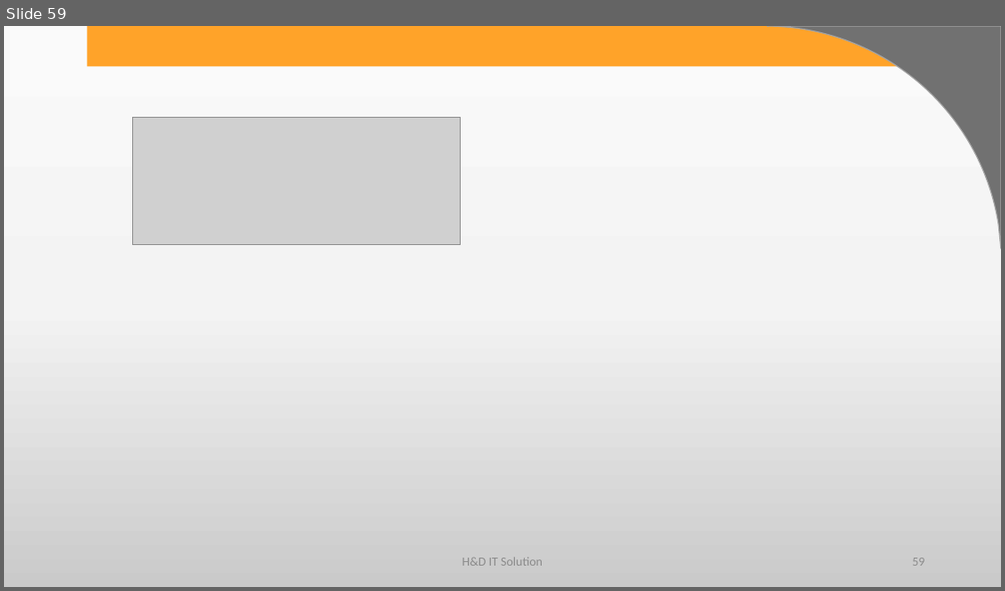
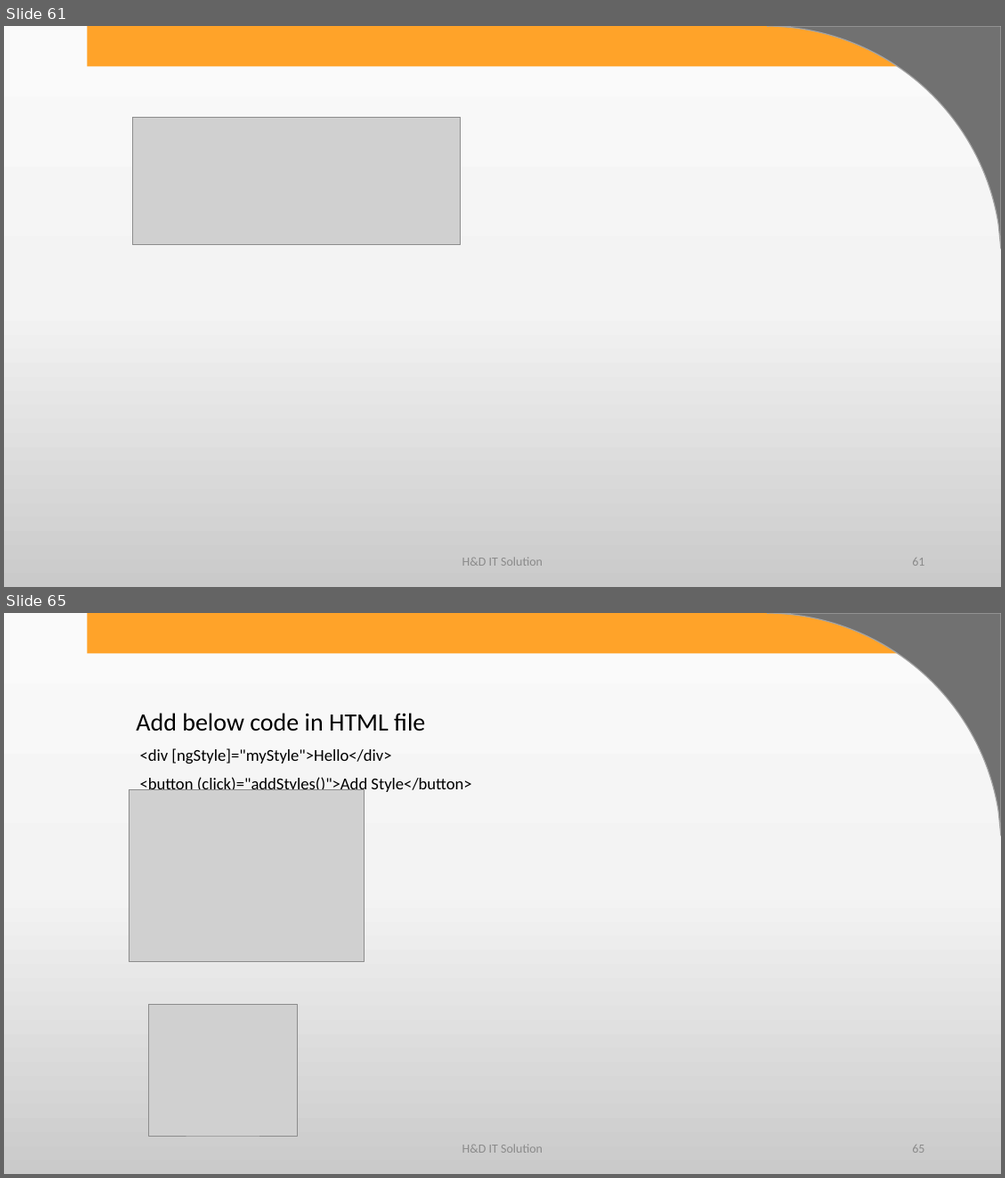
Before and after one commit to harshadasawant/infiniteAngular, a slide deck: ppt/ANGULAR.pptx. Shown one above the other, each under a label of ours: slide 59 before the commit, slides 61 and 65 after it; the slides between them are not shown. The pictures are 1005x591 and 1005x1178 pixels, drawn with LibreOffice and Linux fonts; fonts in the diff are those of the drawing; grey boxes stand for pictures; background and template pictures are left out. Boxes give left, top, right and bottom in pixels: in the first picture for what was removed or moved away, otherwise in the second. Text is boxed around its words. In the diff, an @@ line names an element or a change of style, - is before the commit and + after.

```diff
--- a/ppt/ANGULAR.pptx
+++ b/ppt/ANGULAR.pptx
@@ slide 65 added at (4,613,1001,1174), background gradient #FBFBFB to #F4F4F4 to #CBCBCB; not listed: 2 template elements that a slide beside it also shows @@
@@ subtitle added at (136,713,471,794), 16 pt, text #000000 @@
+Add below code in HTML file
+<div [ngStyle]="myStyle">Hello</div>
+<button (click)="addStyles()">Add Style</button>
@@ picture added at (129,789,364,962) @@
@@ picture added at (148,1004,297,1135) @@
@@ text added at (462,1143,542,1152), 12 pt, text #8C8C8C @@
+H&D IT Solution
@@ page number added at (912,1144,924,1152), 12 pt, text #8C8C8C @@
+65
@@ what was slide 59 is now slide 61 @@
@@ page number at (912,557,924,565): text changed @@
-59
+61
```
Also in this commit, not shown: 8 other slides added, 12 other files.
